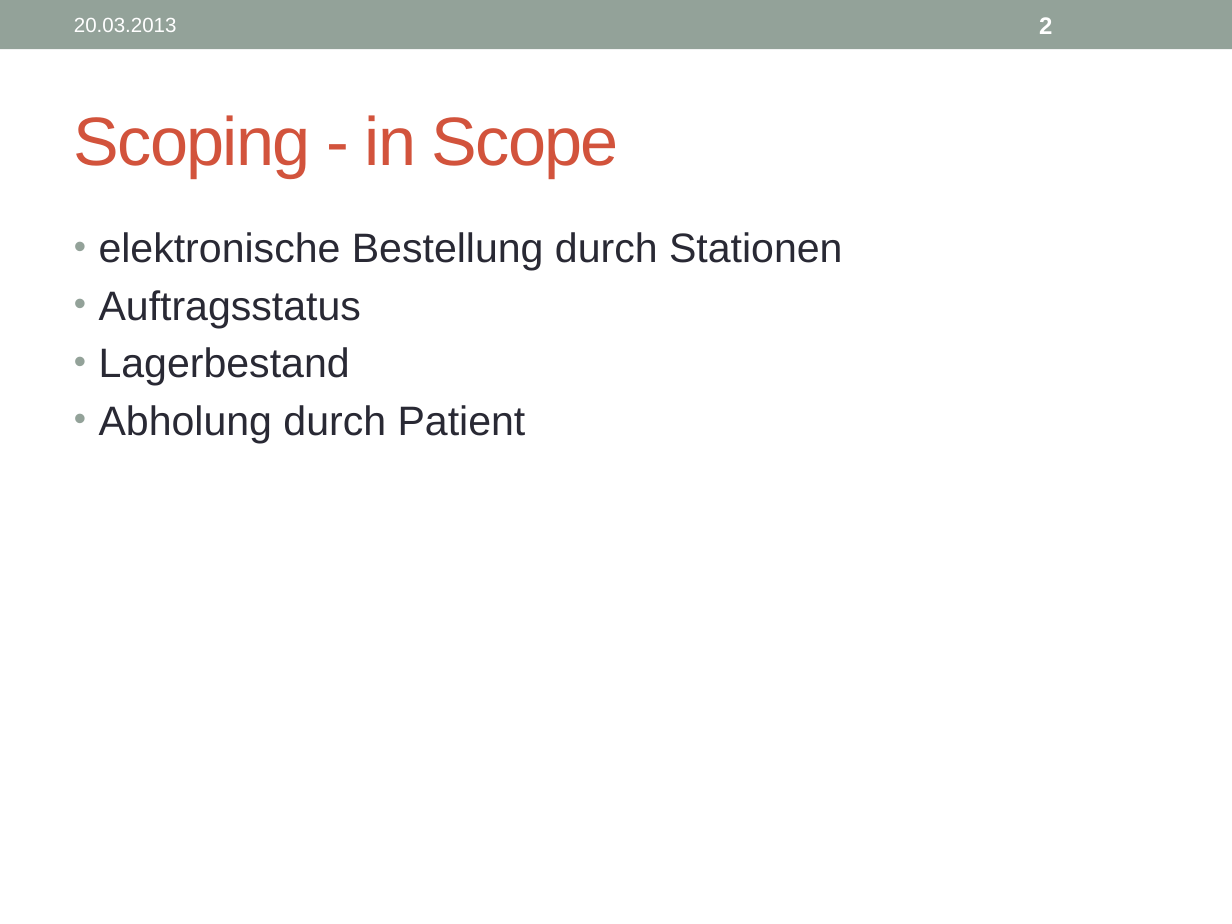
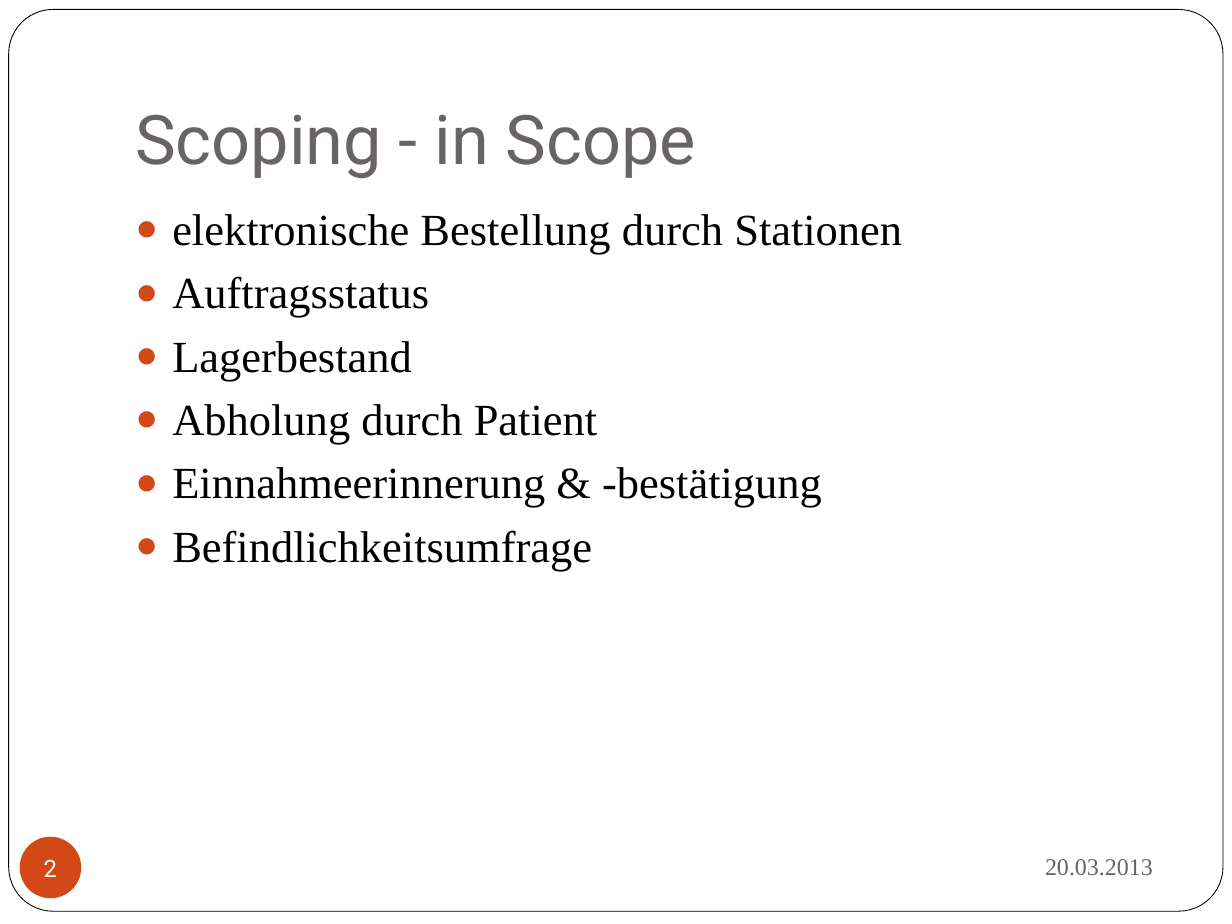
Before and after one commit to boebu/ch.bfh.bti7081.s2013.yellow, a slide deck: slide 2 of ch.bfh.bti7081.s2013.yellow/doc/cs1_task03/task1_3_presentation.pptx. Drawn at 1232x924 pixels with LibreOffice and Linux fonts; fonts in the diff are those of the drawing. Boxes give left, top, right and bottom in pixels: in the first picture for what was removed or moved away, otherwise in the second. Text is boxed around its words. In the diff, an @@ line names an element or a change of style, - is before the commit and + after.

```diff
--- a/ch.bfh.bti7081.s2013.yellow/doc/cs1_task03/task1_3_presentation.pptx
+++ b/ch.bfh.bti7081.s2013.yellow/doc/cs1_task03/task1_3_presentation.pptx
@@ rectangle removed at (0,0,1232,49) @@
@@ rounded rectangle added at (9,10,1223,912), fill #FFFFFF, outline #000000 0.5 pt @@
@@ title "Scoping - in Scope": place and size @@
-title "Scoping - in Scope" at (74,115,619,178)
+title "Scoping - in Scope" at (135,114,696,178)
@@ title "Scoping - in Scope" at (135,114,696,178): font Arial to Roboto, text colour #D2533C to #696464, letter spacing -1 to 0 pt; vertical alignment middle to bottom @@
@@ text "elektronische Bestellung durch Stationen": place and size @@
-text "elektronische Bestellung durch Stationen" at (99,232,842,443)
+text "elektronische Bestellung durch Stationen" at (172,214,902,570)
@@ text at (172,214,902,444): size 24 to 26 pt, font Arial to Times New Roman, text colour #292934 to #000000 in "elektronische Bestellung durch Stationen", "Auftragsstatus", "Lagerbestand", "Abholung durch Patient"; bullet • to ●; bullet colour #93A299 to #D34817 @@
@@ text at (172,467,822,570): paragraphs added @@
+● Einnahmeerinnerung & -bestätigung
+● Befindlichkeitsumfrage
@@ page number: place and size @@
-page number at (1039,17,1052,34)
+page number at (20,837,81,898)
@@ page number at (20,837,81,898): font Arial to Roboto, bold off; alignment left to centre; fill none to #D34817 @@
@@ text "20.03.2013": place and size @@
-text "20.03.2013" at (74,18,177,32)
+text "20.03.2013" at (1045,859,1153,876)
@@ text "20.03.2013" at (1045,859,1153,876): size 12 to 14 pt, font Arial to Times New Roman, text colour #FFFFFF to #696464; alignment left to right @@
```
Also in this commit, not shown: 12 other slides changed, 3 slides added.
